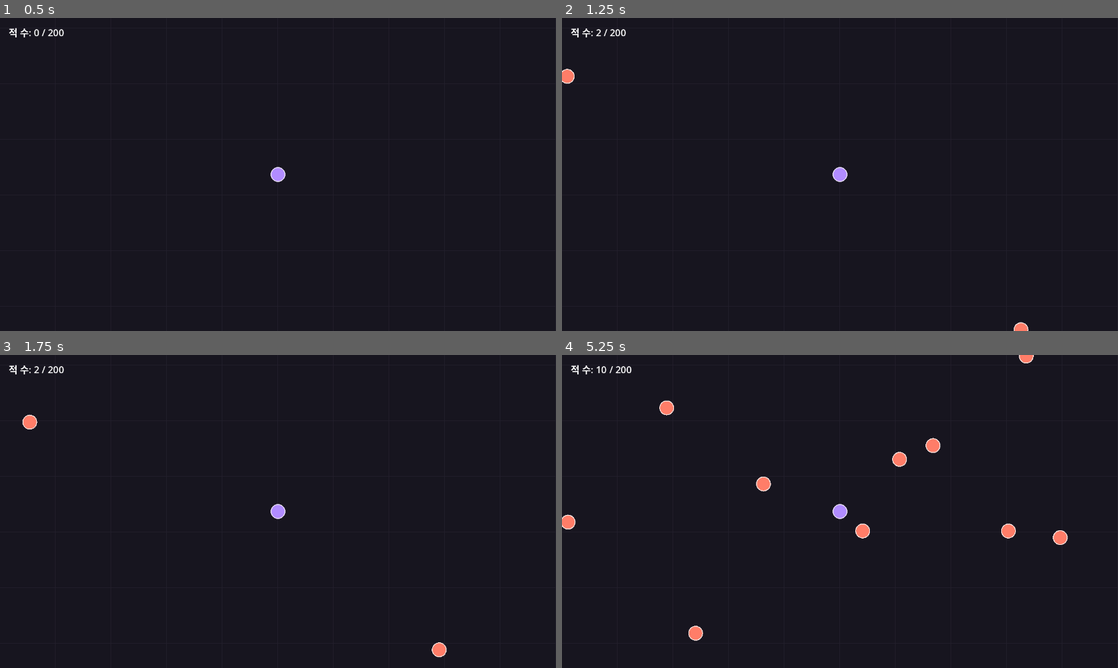
Above: before the commit, frames 1-4 (two rows, left to right).
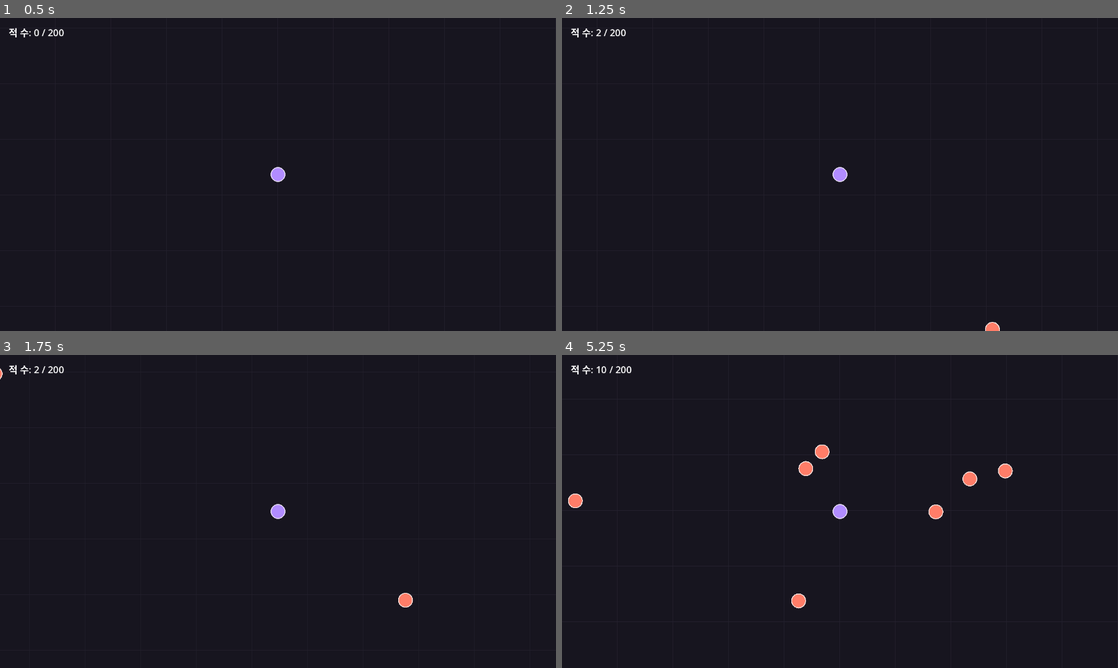
Above: after the commit, the same moments.

Repository: MoongTaeng-I/aigame
Game: Godot game, scene res://main.tscn
Two runs of this game, one before a commit and one after it. Both use one fixed random seed, a clock stepped at 60 frames per second and the inputs below.
Inputs:
- Up to frame 1 (0.5 s): no input
- Up to frame 2 (1.25 s): tap Enter at 0.5 s; hold D (move_right, bound only after the commit) from 0.53 s (still down)
- Up to frame 3 (1.75 s): release D (move_right, bound only after the commit) at 1.28 s; hold S (move_down, bound only after the commit) from 1.28 s (still down)
- Up to frame 4 (5.25 s): release S (move_down, bound only after the commit) at 2.03 s; hold D (move_right, bound only after the commit) 2.03-2.78 s; hold W (move_up, bound only after the commit) 2.78-3.53 s; hold A (move_left, bound only after the commit) 3.53-5.03 s; hold S (move_down, bound only after the commit) from 5.03 s (still down)

Frame 1 is identical in both runs. In frame 2, 0.2% of the frame differs, in the area x 0-84%, y 16-100%; in frame 3, 0.3%; in frame 4, 1.7%, in the area x 0-91%, y 0-92%.

Commit message:
20261108 20.53

Diff:
--- a/project.godot
+++ b/project.godot
@@ -25,6 +25,29 @@
 window/stretch/mode="canvas_items"
 window/stretch/aspect="expand"
 
+[input]
+
+move_up={
+"deadzone": 0.2,
+"events": [Object(InputEventKey,"resource_local_to_scene":false,"resource_name":"","device":16,"window_id":0,"alt_pressed":false,"shift_pressed":false,"ctrl_pressed":false,"meta_pressed":false,"pressed":false,"keycode":0,"physical_keycode":87,"key_label":0,"unicode":0,"location":0,"echo":false,"script":null)
+]
+}
+move_down={
+"deadzone": 0.2,
+"events": [Object(InputEventKey,"resource_local_to_scene":false,"resource_name":"","device":16,"window_id":0,"alt_pressed":false,"shift_pressed":false,"ctrl_pressed":false,"meta_pressed":false,"pressed":false,"keycode":0,"physical_keycode":83,"key_label":0,"unicode":0,"location":0,"echo":false,"script":null)
+]
+}
+move_left={
+"deadzone": 0.2,
+"events": [Object(InputEventKey,"resource_local_to_scene":false,"resource_name":"","device":16,"window_id":0,"alt_pressed":false,"shift_pressed":false,"ctrl_pressed":false,"meta_pressed":false,"pressed":false,"keycode":0,"physical_keycode":65,"key_label":0,"unicode":0,"location":0,"echo":false,"script":null)
+]
+}
+move_right={
+"deadzone": 0.2,
+"events": [Object(InputEventKey,"resource_local_to_scene":false,"resource_name":"","device":16,"window_id":0,"alt_pressed":false,"shift_pressed":false,"ctrl_pressed":false,"meta_pressed":false,"pressed":false,"keycode":0,"physical_keycode":68,"key_label":0,"unicode":0,"location":0,"echo":false,"script":null)
+]
+}
+
 [physics]
 
 3d/physics_engine="Jolt Physics"
--- a/scripts/player.gd
+++ b/scripts/player.gd
@@ -17,13 +17,15 @@
     queue_redraw()
 
 func _physics_process(delta: float) -> void:
-    var horizontal := int(Input.is_key_pressed(KEY_RIGHT)) - int(Input.is_key_pressed(KEY_LEFT))
-    var vertical := int(Input.is_key_pressed(KEY_DOWN)) - int(Input.is_key_pressed(KEY_UP))
-    var direction := Vector2(horizontal, vertical)
+    var direction := Vector2(
+        Input.get_axis("move_left", "move_right"),
+        Input.get_axis("move_up", "move_down")
+    )
     if direction != Vector2.ZERO:
         direction = direction.normalized()
-    # move_and_collide stops this whole input vector on collision, so corner pressure never slides along a wall.
-    move_and_collide(direction * move_speed * delta)
+    # Resolve each axis independently so a blocked component does not cancel motion along the wall.
+    move_and_collide(Vector2(direction.x * move_speed * delta, 0.0))
+    move_and_collide(Vector2(0.0, direction.y * move_speed * delta))
 
 func _draw() -> void:
     draw_circle(Vector2.ZERO, body_radius, PLAYER_COLOR)
Not shown, changed: docs/devlog.md
Not shown, changed: docs/status.md
Not shown, changed: docs/systems/01_player_and_map.md
